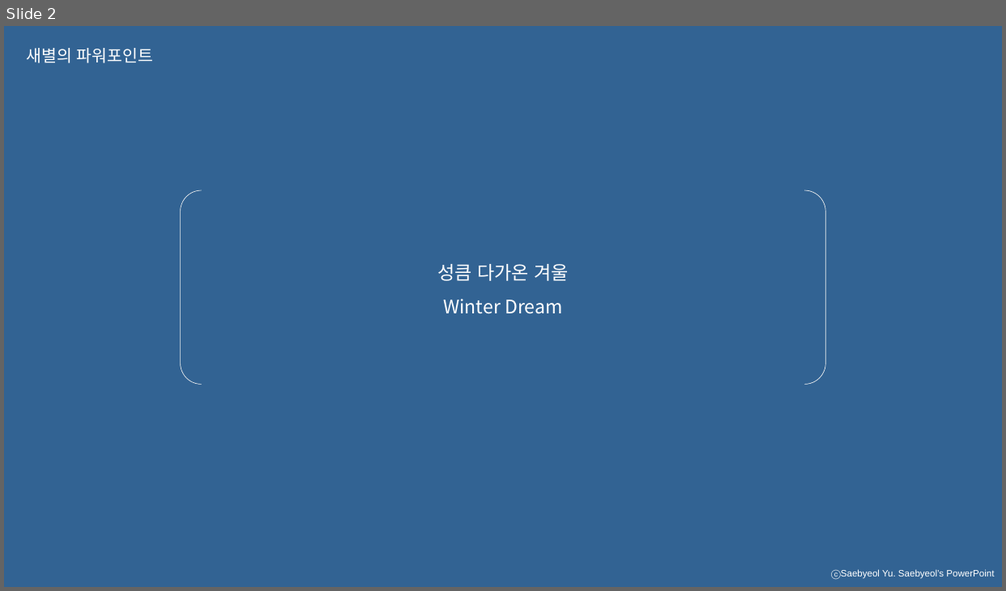
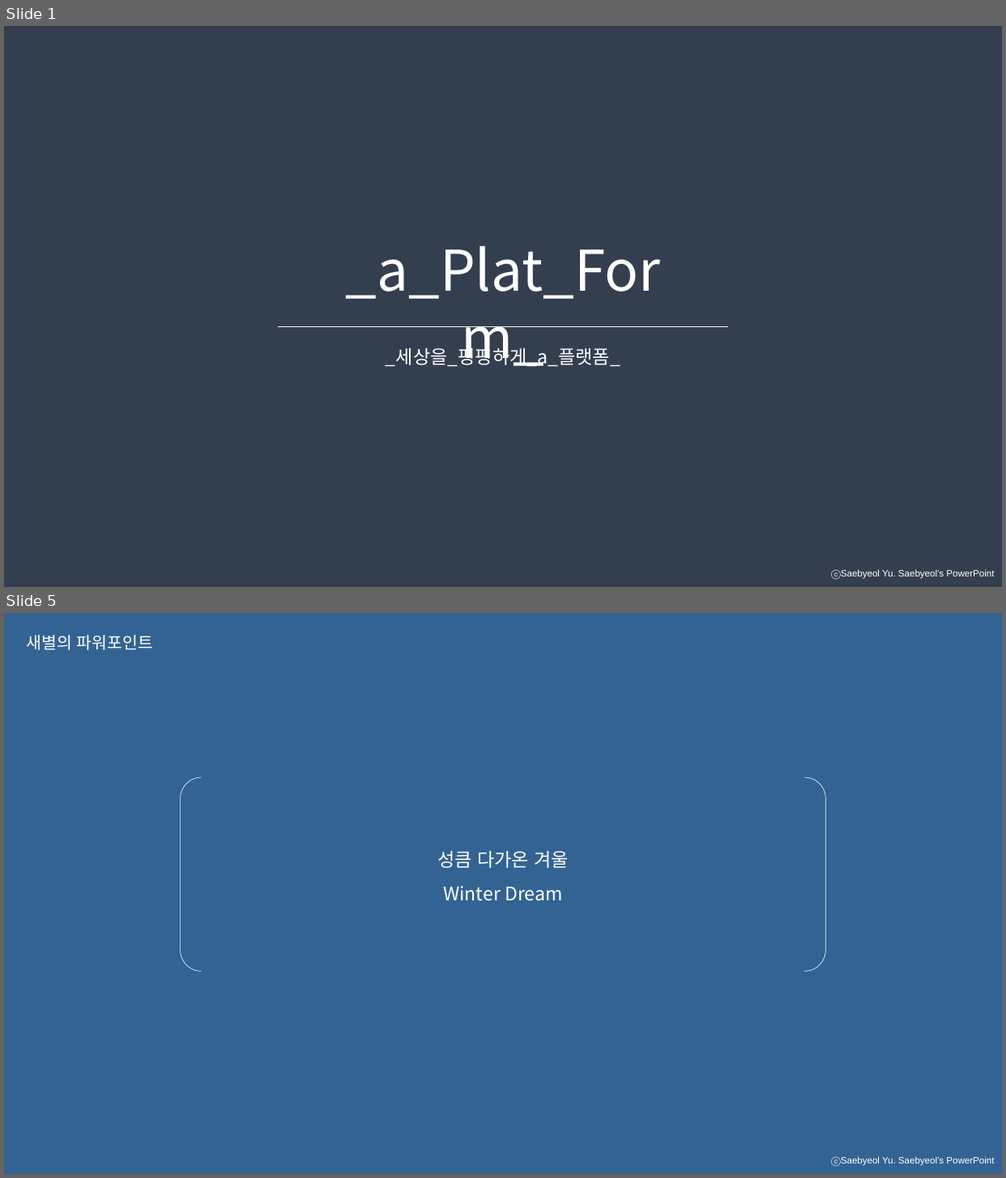
Before and after one commit to uno-km/aPlatform, a slide deck: aPlatform/aPlatform/portfolio_README.pptx. Shown one above the other, each under a label of ours: slide 2 before the commit, slides 1 and 5 after it; the slides between them are not shown. The pictures are 1006x591 and 1006x1178 pixels, drawn with LibreOffice and Linux fonts; fonts in the diff are those of the drawing. Boxes give left, top, right and bottom in pixels: in the first picture for what was removed or moved away, otherwise in the second. Text is boxed around its words. In the diff, an @@ line names an element or a change of style, - is before the commit and + after.

```diff
--- a/aPlatform/aPlatform/portfolio_README.pptx
+++ b/aPlatform/aPlatform/portfolio_README.pptx
@@ slide 1 added at (4, 26, 1002, 587), background #333F50; not listed: 1 template element that a slide beside it also shows @@
@@ text added at (346, 246, 661, 299), 54 pt, text #FFFFFF @@
+_a_Plat_Form_
@@ line added from (278, 327) to (728, 327), #F2F2F2 0.5 pt @@
@@ text added at (386, 344, 620, 367), 18 pt, text #FFFFFF @@
+_세상을_평평하게_a_플랫폼_
@@ what was slide 2 is now slide 5 @@
```
Also in this commit, not shown: 5 other slides added, 2 slides removed.
